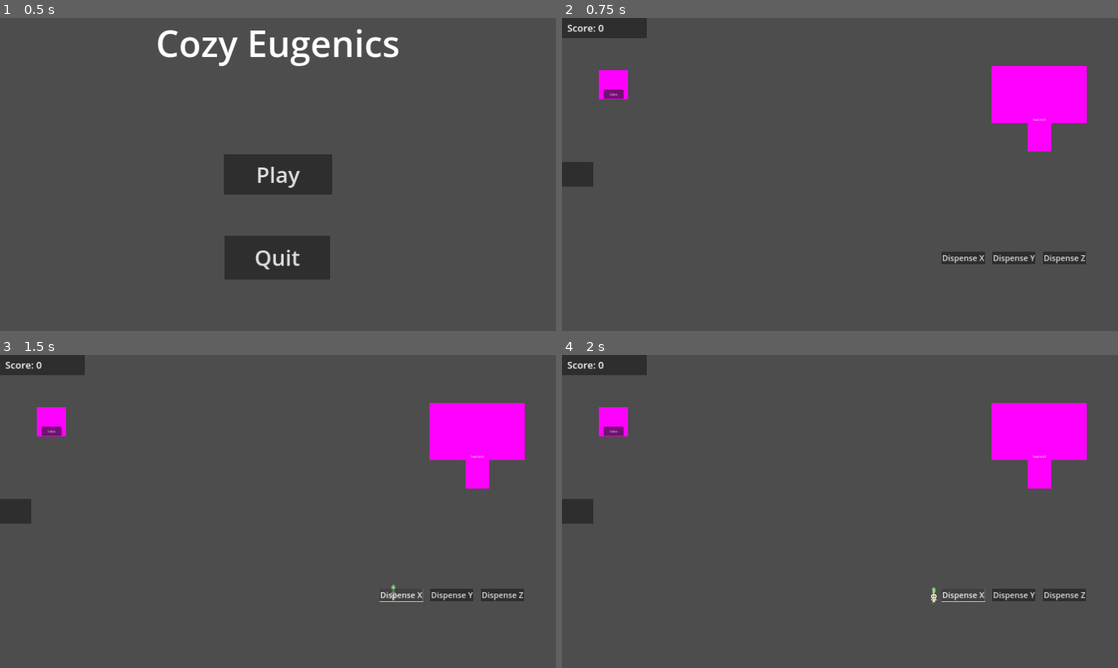
Above: before the commit, frames 1-4 (two rows, left to right).
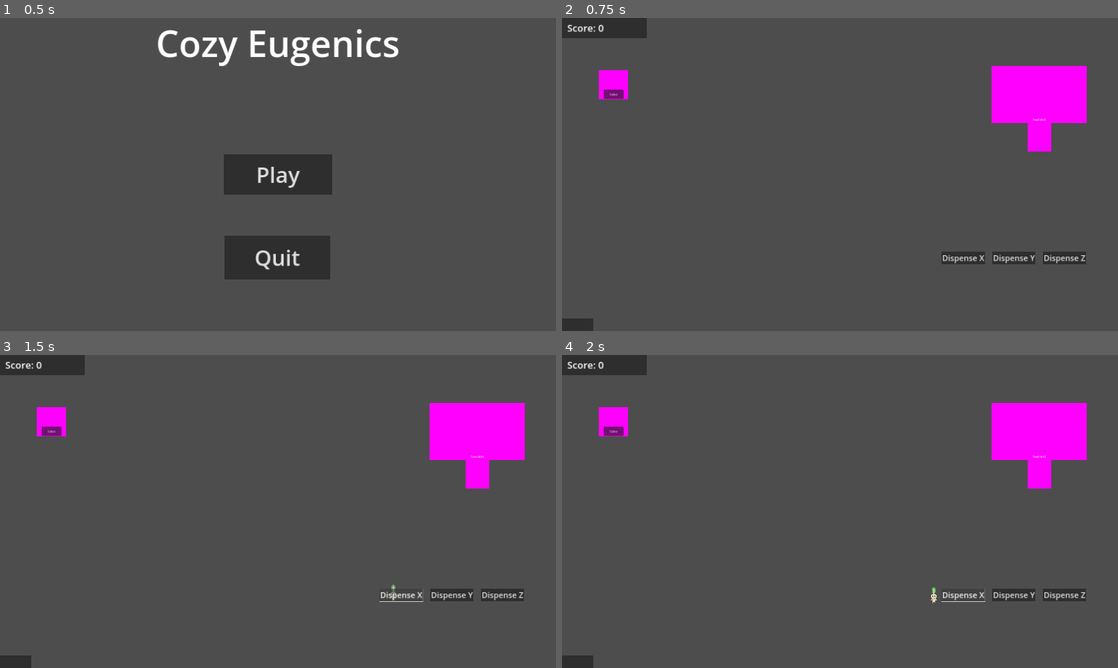
Above: after the commit, the same moments.

Repository: BoopEnthusiast/Cozy-Spring-Jam-2024
Game: Godot game, scene res://scenes/main_menu_screen.tscn
The game is run twice, just before and just after one commit, with the same random seed, the same clock (stepped at 60 frames per second) and the same inputs.
Inputs:
- Up to frame 1 (0.5 s): no input
- Up to frame 2 (0.75 s): click "Play" at 0.5 s
- Up to frame 3 (1.5 s): click "Dispense X" at 1.25 s
- Up to frame 4 (2 s): no input

Frame 1 is identical in both runs. In frame 2, 0.7% of the frame differs, in the area x 0-6%, y 46-100%; in frame 3, 0.7%; in frame 4, 0.7%.

Commit message:
Changed worth of potions

Diff:
--- a/scenes/recipes_screen.tscn
+++ b/scenes/recipes_screen.tscn
@@ -85,9 +85,9 @@
 anchor_top = 0.5
 anchor_bottom = 0.5
 offset_left = -1788.0
-offset_top = -806.0
+offset_top = 274.0
 offset_right = -50.0
-offset_bottom = 894.0
+offset_bottom = 1974.0
 grow_vertical = 2
 
 [node name="RecipesTitle" type="RichTextLabel" parent="RecipeBackground"]
